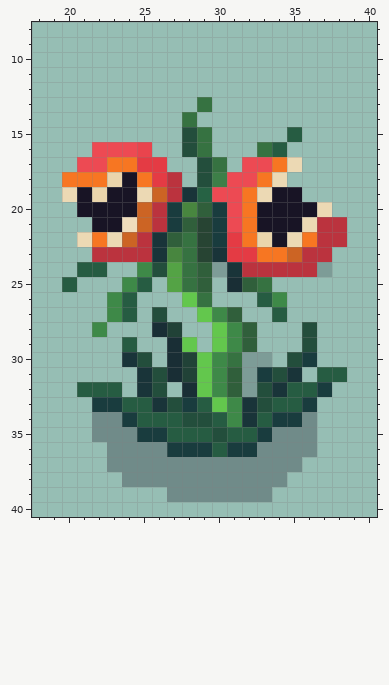
Two states of a pixel-art sprite, android/assets/plants/slowPlant/plant3_stage3_tier2.png. The picture above was drawn from the file before the commit.
The file is 58x58 pixels. Colours within 5 levels of each other are drawn and written as one. Shown: x 18..40, y 8..40.
The result:
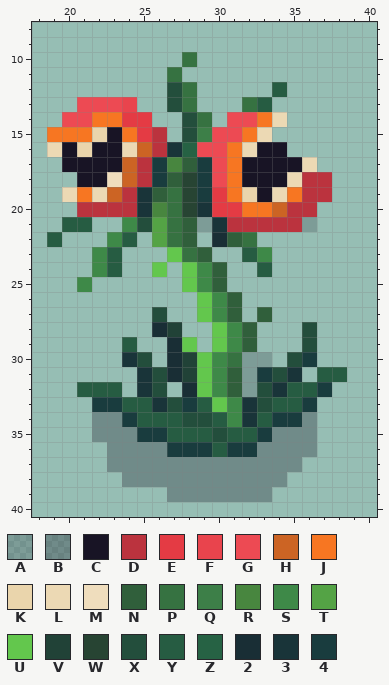
Palette (. is transparent): A #18142533  B #1814254d  C #181425  D #bb333e  E #e43b44  F #e9444d  G #ed4a53  H #cc6424  J #f77622  K #ead5ac  L #ecd9b4  M #efddbd  N #305f3b  P #367241  Q #3d7f48  R #48863f  S #3e8948  T #54a345  U #63c74d  V #214237  W #274433  X #234e3c  Y #265c42  Z #266244  2 #192e35  3 #193439  4 #193c3e
From old to new:
y 10: x 28 . -> P
y 11: x 27 . -> P
y 12: x 27..28 .. -> XP; x 34 . -> Y
y 13: x 21..24 .... -> GGGF; x 27..29 ..P -> XP.; x 32..33 .. -> PY
y 14: x 20..25 ...... -> GGJJEE; x 28..29 P. -> XP; x 31..34 .... -> GGJL
y 15: x 19..26 ........ -> JJJKCJED; x 29..33 P.... -> QGGJL; x 35 Y -> .
y 16: x 19..34 ...GGGF..XP...PY -> LCKCCLHD3ZGGJLCC
y 17: x 20..36 .GGJJEE..XP.GGJL. -> CCCCHD4RN4GJCCCCL
y 18: x 20..37 JJJKCJED.XQGGJL... -> .CCMHD4NW4GJCCCLDD
y 19: x 21..37 CKCCLHD3ZGGJLCC.. -> JLHD3NPW4EJKCLJDD
y 20: x 21..31 CCCCHD4RN4G -> DDDD3RPW3EE; x 33..37 CCCCL -> JHDD.
y 21: x 20..27 ..CCMHD4 -> YY..SXTP; x 29..38 W4GJCCCLDD -> A3DDDDDA..
y 22: x 19 . -> Y; x 21..38 LJLHD3NPW4EJKCLJDD -> ..SY.TPN.2NP......
y 23: x 22..27 DDDD3R -> SY...U; x 29..37 W3EEJJHDD -> N..YS....
y 24: x 21..23 YY. -> .SY; x 25..37 SXTPNA3DDDDDA -> .U.USN..Y....
y 25: x 20..21 Y. -> .S; x 24..25 SY -> ..; x 27..33 TPN.2NP -> .USN...
y 26: x 23..24 SY -> ..; x 28..31 UP.. -> .USN; x 33..34 YS -> ..
y 27: x 23..24 SY -> ..; x 33..34 .Y -> N.
y 28: x 22 S -> .
Pixel boxes of the changes (left, top, right, bottom) in both pictures:
changed: (47, 52, 347, 337)
